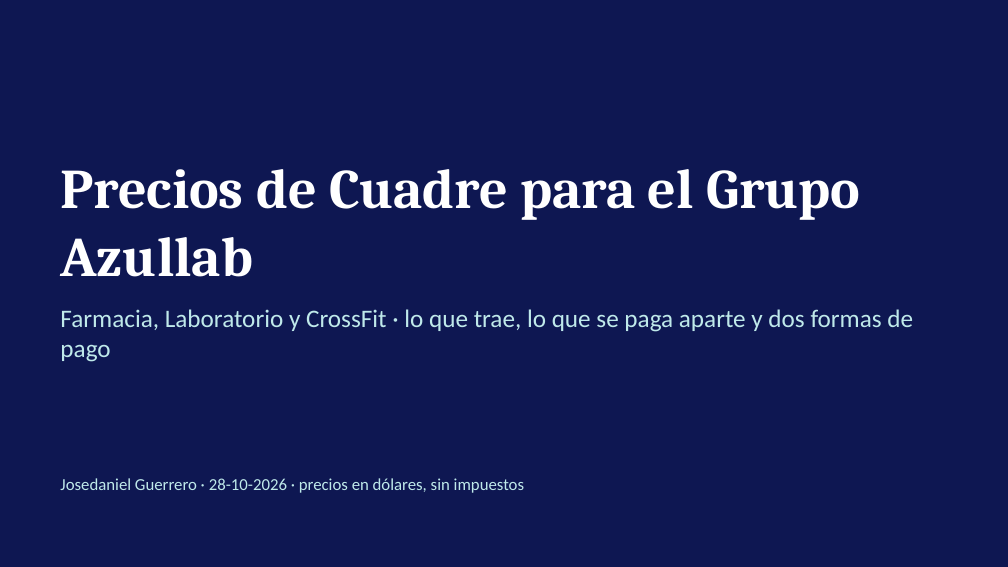
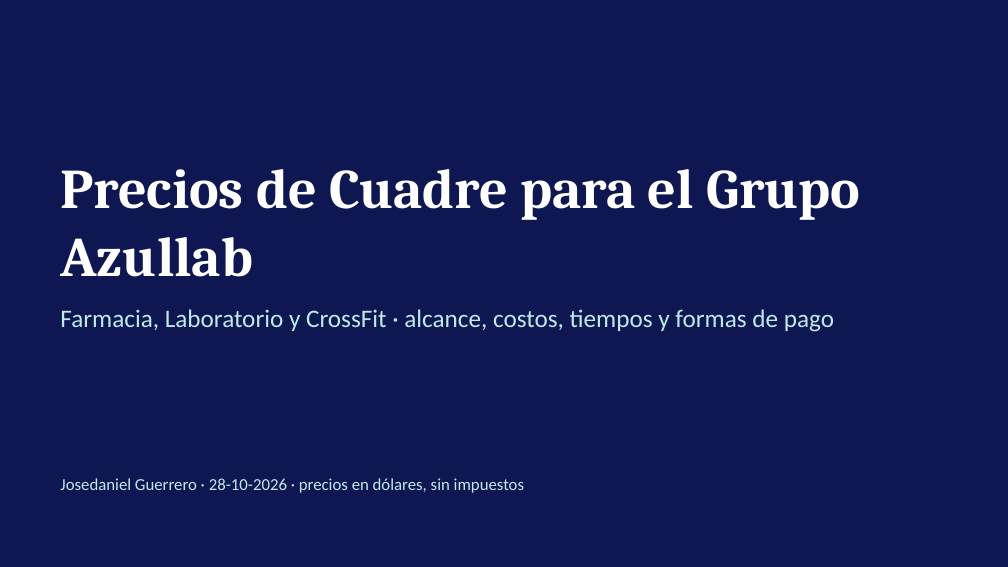
Before and after one commit to josedanielgt1/azullab, a slide deck: slide 1 of propuesta/Precios Grupo Azullab.pptx. Drawn at 1008x567 pixels with LibreOffice and Linux fonts; fonts in the diff are those of the drawing. Boxes give left, top, right and bottom in pixels: in the first picture for what was removed or moved away, otherwise in the second. Text is boxed around its words. In the diff, an @@ line names an element or a change of style, - is before the commit and + after.

```diff
--- a/propuesta/Precios Grupo Azullab.pptx
+++ b/propuesta/Precios Grupo Azullab.pptx
@@ text at bbox=[60, 309, 834, 332]: text changed @@
-Farmacia, Laboratorio y CrossFit · lo que trae, lo que se paga aparte y dos formas de pago
+Farmacia, Laboratorio y CrossFit · alcance, costos, tiempos y formas de pago
```
Also in this commit, not shown: 4 other slides changed, 5 slides added.
